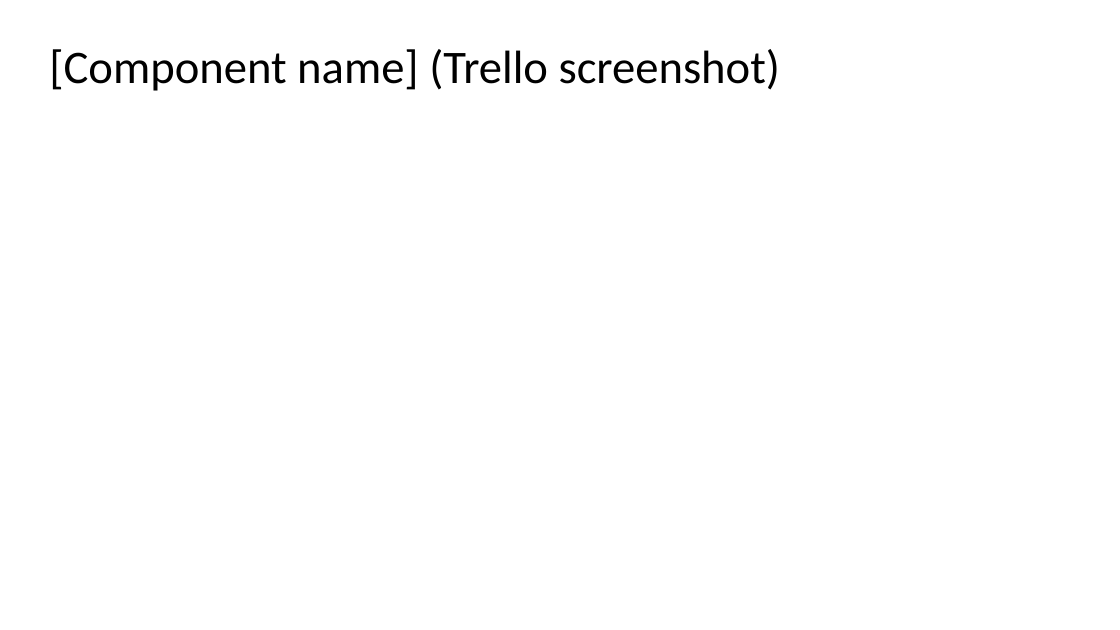
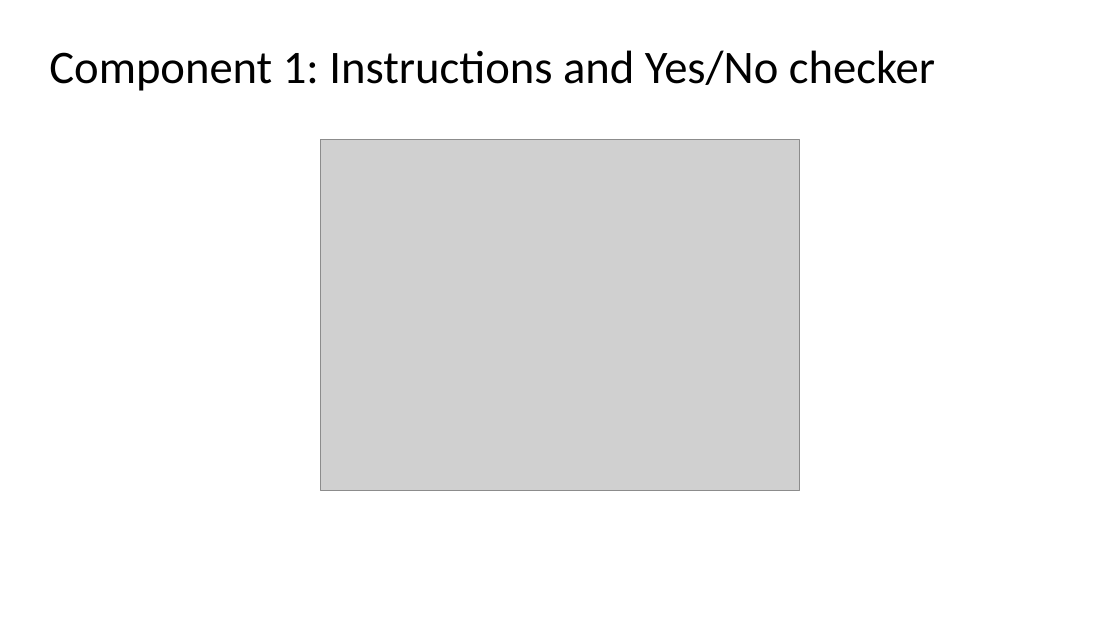
Before and after one commit to butlerdtc/LuckyUnicorn, a slide deck: slide 6 of Luckyunicorndocumentation.pptx. Drawn at 1120x630 pixels with LibreOffice and Linux fonts; fonts in the diff are those of the drawing; grey boxes stand for pictures. Boxes give left, top, right and bottom in pixels: in the first picture for what was removed or moved away, otherwise in the second. Text is boxed around its words. In the diff, an @@ line names an element or a change of style, - is before the commit and + after.

```diff
--- a/Luckyunicorndocumentation.pptx
+++ b/Luckyunicorndocumentation.pptx
@@ title at bbox=[49, 50, 935, 91]: text changed @@
-[Component name] (Trello screenshot)
+Component 1: Instructions and Yes/No checker
@@ picture added at bbox=[321, 139, 800, 491] @@
```
Also in this commit, not shown: 3 other slides changed, 1 slide added, 1 slide removed.
